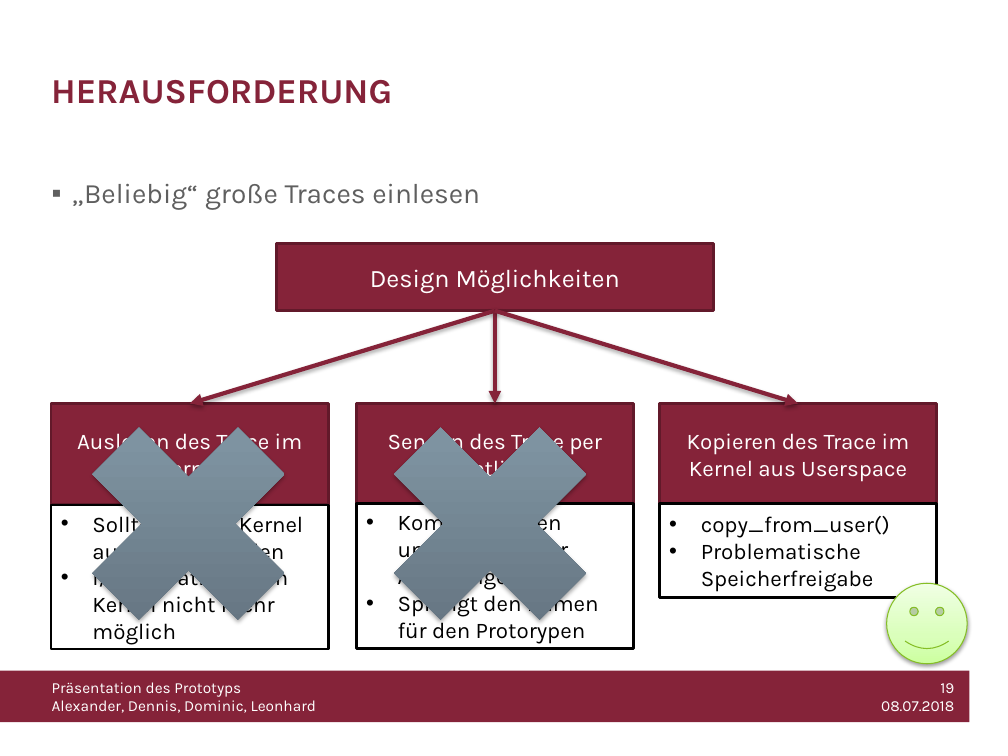
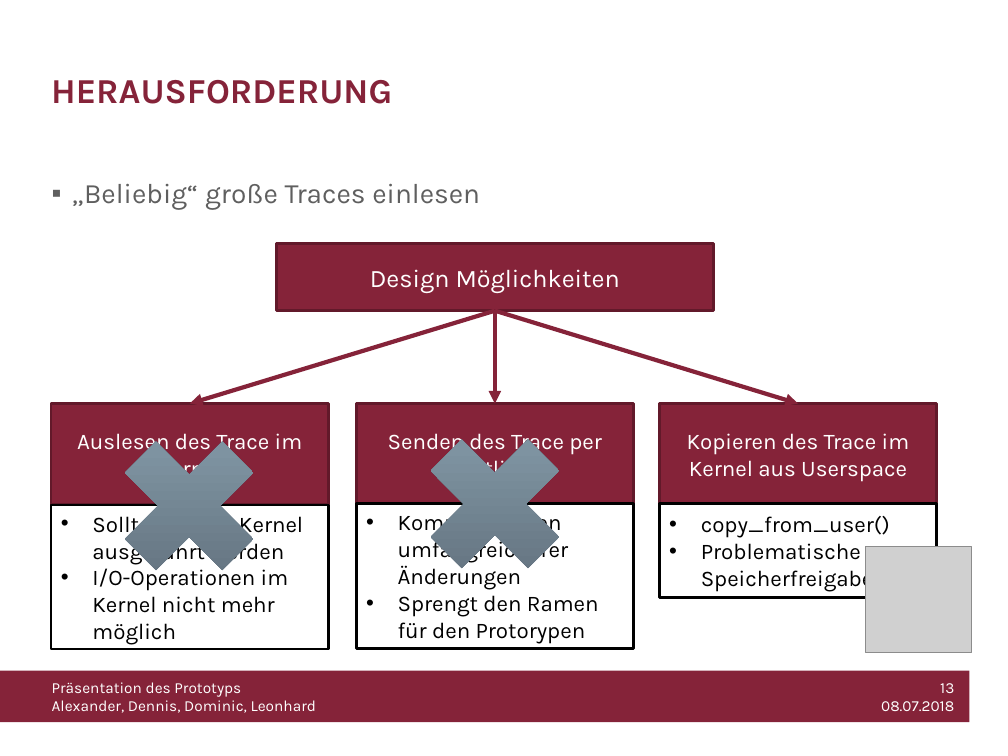
Before and after one commit to WiLEProjekt/Prototyp, a slide deck: slide 13 of Prototyp_Präsentation.pptx (slide 19 before the commit). Drawn at 1008x756 pixels with LibreOffice and Linux fonts; fonts in the diff are those of the drawing; grey boxes stand for pictures; background and template pictures are left out. Boxes give left, top, right and bottom in pixels: in the first picture for what was removed or moved away, otherwise in the second. Text is boxed around its words. In the diff, an @@ line names an element or a change of style, - is before the commit and + after.

```diff
--- a/Prototyp_Präsentation.pptx
+++ b/Prototyp_Präsentation.pptx
@@ cross resized from (x1=48, y1=384, x2=329, y2=664) to (x1=96, y1=412, x2=283, y2=600) @@
@@ cross at (x1=96, y1=412, x2=283, y2=600): shadow off @@
@@ cross at (x1=401, y1=410, x2=589, y2=598): shadow off @@
@@ cross resized from (x1=350, y1=384, x2=630, y2=664) to (x1=401, y1=410, x2=589, y2=598) @@
@@ picture added at (x1=866, y1=546, x2=972, y2=652) @@
@@ smiley face removed at (x1=887, y1=584, x2=968, y2=664) @@
@@ text at (x1=881, y1=683, x2=954, y2=711): text changed @@
-19
-08.07.2018
+13
+08.07.2018
```
Also in this commit, not shown: 3 other slides changed, 8 slides added, 8 slides removed, 1 other file.
